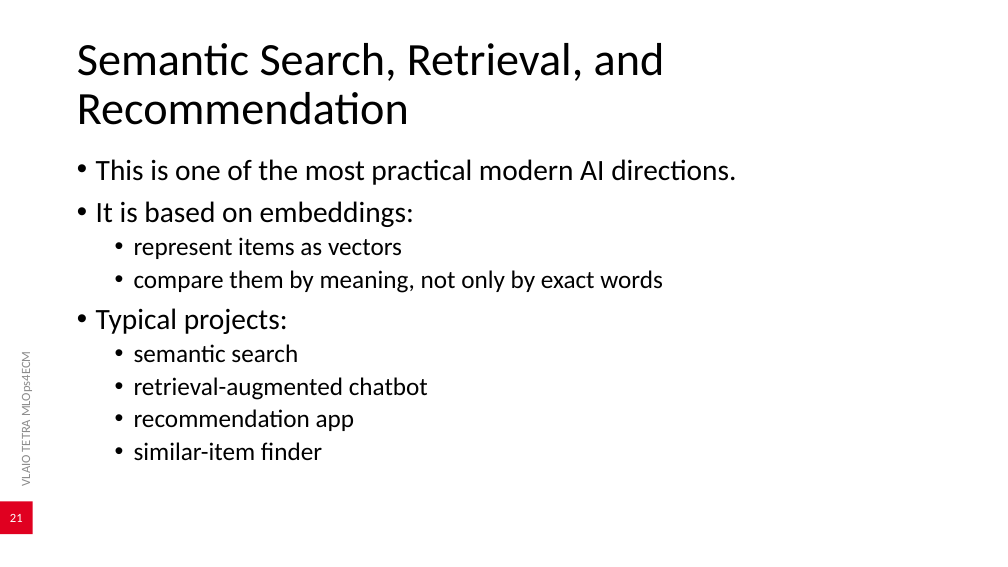
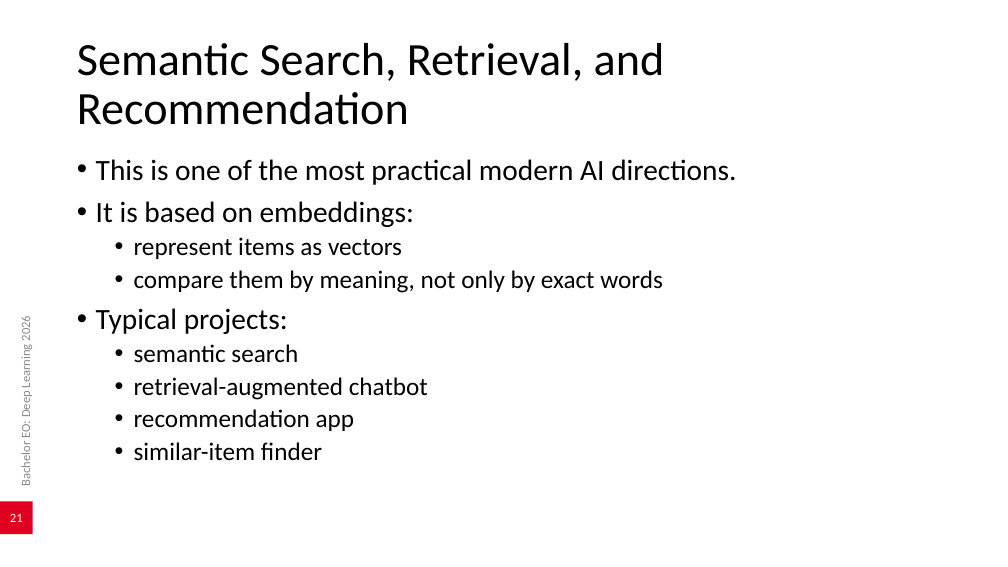
Before and after one commit to AlexanderDhoore/deep-learning-2026, a slide deck: slide 21 of slides/deep-learning-project-directions.pptx. Drawn at 1008x567 pixels with LibreOffice and Linux fonts; fonts in the diff are those of the drawing; background and template pictures are left out. Boxes give left, top, right and bottom in pixels: in the first picture for what was removed or moved away, otherwise in the second. Text is boxed around its words. In the diff, an @@ line names an element or a change of style, - is before the commit and + after.

Commit message:
Use deep-learning slide template directly

```diff
--- a/slides/deep-learning-project-directions.pptx
+++ b/slides/deep-learning-project-directions.pptx
@@ text added at bbox=[18, 318, 33, 485], 12 pt, text #8C8C8C @@
+Bachelor EO: Deep Learning 2026
@@ text removed at bbox=[18, 357, 33, 485] @@
-VLAIO TETRA MLOps4ECM
```
Also in this commit, not shown: 23 other slides changed, 6 other files.
